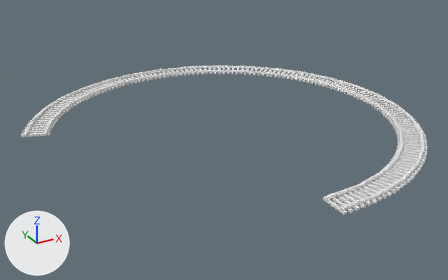
A saved change to the Blender file Assets/Models/Scene/TrainTracks.blend.
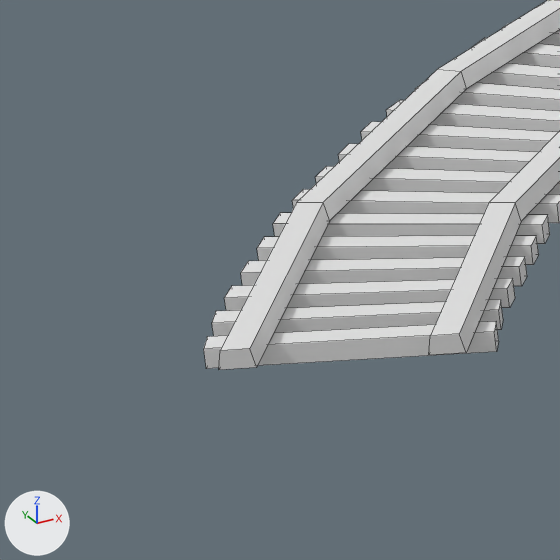
Each version is shown whole from a 50 mm camera at (-15.71, -28.76, 13.23) aimed at (-0.05, -0.29, -1.0), then close up on the part from 0% to 12% of the width and 36% to 56% of the height. Arrows for +X, +Y and +Z are at lower left; the lights stay in place. The close-ups show mesh edges as thin lines.

Objects in the first close-up: 'Rails', 'WoodBars'.
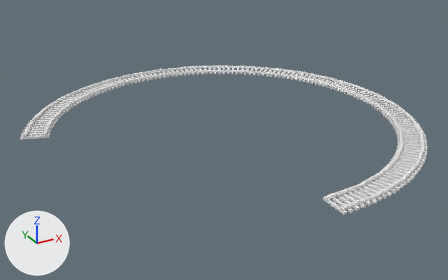
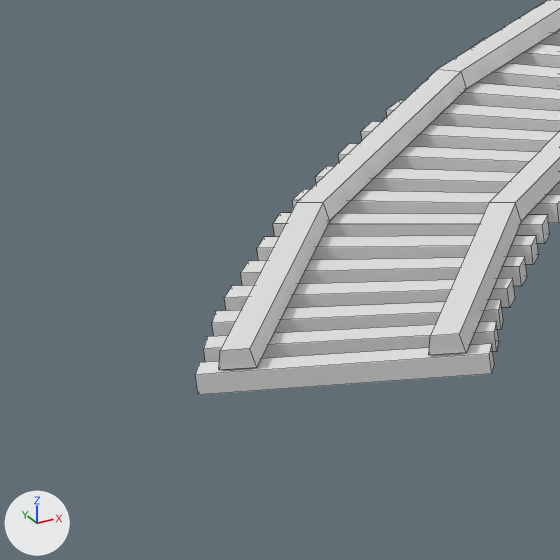
Changed parts and their boxes (x1, y1, x2, y2) in the close-ups (560 x 560 px):
'WoodBars', modifiers changed
    before: (204, 19, 560, 369)
    after: (195, 19, 560, 395)

The change, as a list of edits to the scene's bpy script:
```text
Change ob_woodbars:
    where _m = ob_woodbars.modifiers.new('Array', 'ARRAY')
    _m.count: 138 -> 139
```
